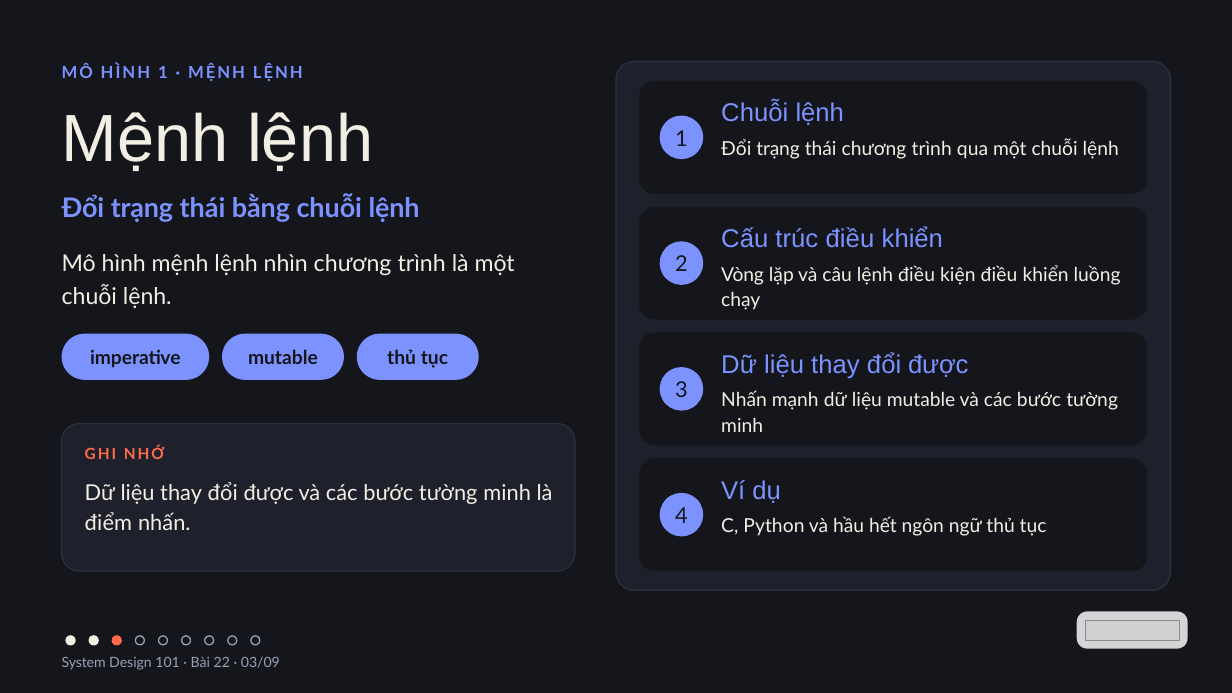
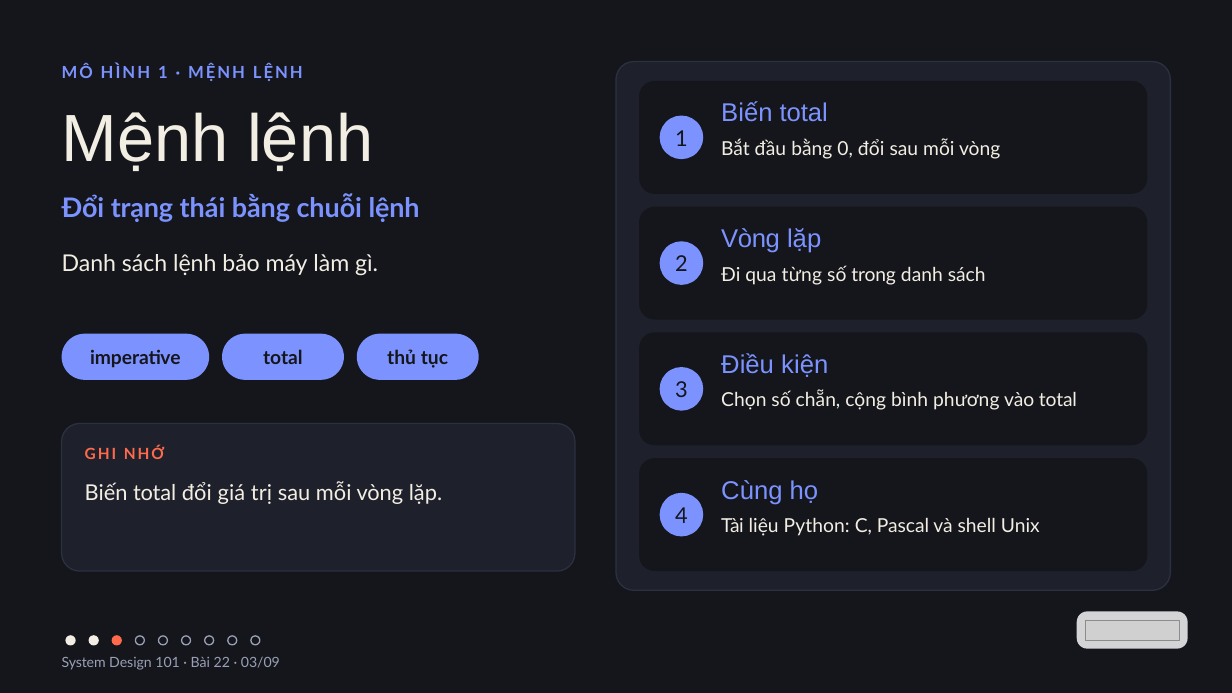
Before and after one commit to vohoailinh90/tool-marketing-studio, a slide deck: slide 3 of system-design-101/vi/lessons/sd-10-022/slides/sd-10-022.pptx. Drawn at 1232x693 pixels with LibreOffice and Linux fonts; fonts in the diff are those of the drawing; grey boxes stand for pictures. Boxes give left, top, right and bottom in pixels: in the first picture for what was removed or moved away, otherwise in the second. Text is boxed around its words. In the diff, an @@ line names an element or a change of style, - is before the commit and + after.

```diff
--- a/system-design-101/vi/lessons/sd-10-022/slides/sd-10-022.pptx
+++ b/system-design-101/vi/lessons/sd-10-022/slides/sd-10-022.pptx
@@ text at <box>721,101,828,122</box>: text changed @@
-Chuỗi lệnh
+Biến total
@@ text at <box>721,138,1000,159</box>: text changed @@
-Đổi trạng thái chương trình qua một chuỗi lệnh
+Bắt đầu bằng 0, đổi sau mỗi vòng
@@ text at <box>721,228,821,253</box>: text changed @@
-Cấu trúc điều khiển
+Vòng lặp
@@ text at <box>62,254,378,276</box>: text changed @@
-Mô hình mệnh lệnh nhìn chương trình là một chuỗi lệnh.
+Danh sách lệnh bảo máy làm gì.
@@ text at <box>721,265,986,285</box>: text changed @@
-Vòng lặp và câu lệnh điều kiện điều khiển luồng chạy
+Đi qua từng số trong danh sách
@@ text in rounded rectangle at <box>263,349,302,364</box>: text changed @@
-mutable
+total
@@ text at <box>721,353,828,377</box>: text changed @@
-Dữ liệu thay đổi được
+Điều kiện
@@ text at <box>721,390,1077,410</box>: text changed @@
-Nhấn mạnh dữ liệu mutable và các bước tường minh
+Chọn số chẵn, cộng bình phương vào total
@@ text at <box>85,481,442,504</box>: text changed @@
-Dữ liệu thay đổi được và các bước tường minh là điểm nhấn.
+Biến total đổi giá trị sau mỗi vòng lặp.
@@ text at <box>721,480,819,505</box>: text changed @@
-Ví dụ
+Cùng họ
@@ text at <box>721,517,1040,536</box>: text changed @@
-C, Python và hầu hết ngôn ngữ thủ tục
+Tài liệu Python: C, Pascal và shell Unix
```
Also in this commit, not shown: 8 other slides changed.
